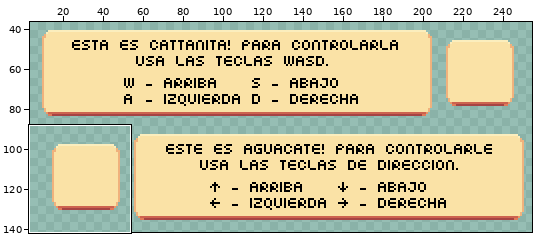
A pixel-art file gets an edit: AsepriteFiles/UI/Panel_Tutorial.aseprite. The first picture is a wide view before the edit; the outline marks the close-up.
Close-up. Earlier state:
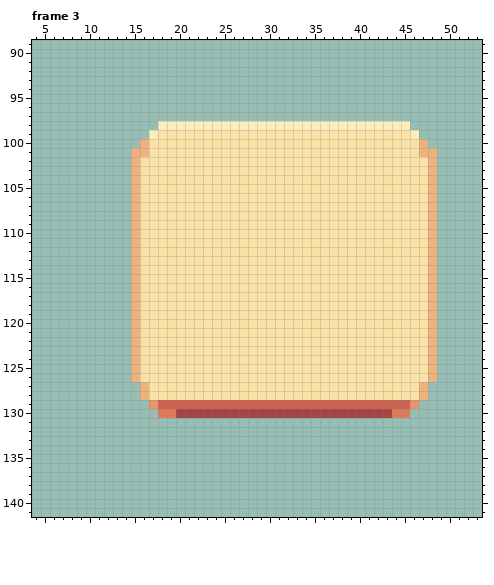
261x177 pixels, 3 frames. Shown: frame 3: x 4..53, y 89..141. The wide view leaves out empty margins. The commit also changed other frames or places, which this record leaves out.
And afterwards:
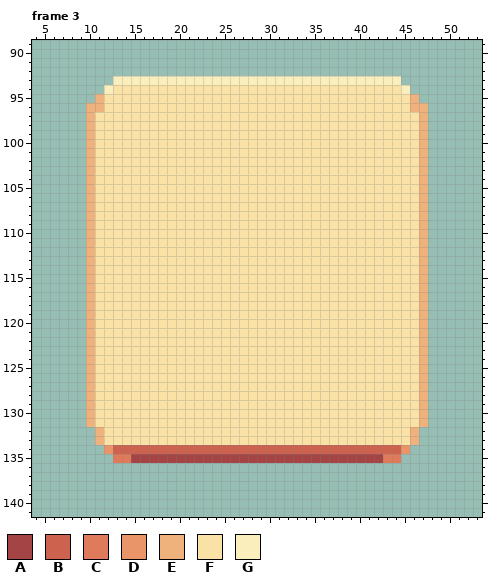
Palette (. is transparent): A #a54444  B #cd634f  C #df7b5a  D #ea9569  E #f0b27d  F #fae2a6  G #fbeebd
Changes in this commit:
Frame 3:
The author put colour A in row 135 at x 15 to 42.
The author put colour B in row 134 at x 13 to 44.
The author put colour C in row 135 at x 13 to 14 and 43 to 44.
The author put colour D in row 134 at x 12 and 45.
The author put colour E in row 95 at x 11 and 46; in row 96 at x 10 to 11 and 46 to 47; in rows 97 to 99 at x 10 and 47; in rows 100 to 128 at x 10; in rows 129 to 131 at x 10 and 47; in rows 132 to 133 at x 11 and 46.
Colour F becomes colour E in rows 102 to 126 at x 47.
The author put colour F in row 94 at x 13 to 44; in rows 95 to 96 at x 12 to 45; in row 97 at x 11 to 46; in row 98 at x 11 to 17 and 46; in row 99 at x 11 to 16; in row 100 at x 11 to 15.
The author put colour F in rows 101 to 126 at x 11 to 14; in rows 127 to 128 at x 11 to 15; in row 129 at x 11 to 16; in row 130 at x 11 to 17 and 46; in row 131 at x 11 to 46; in rows 132 to 133 at x 12 to 45.
Colour A becomes colour F in row 130 at x 20 to 43.
Colour B becomes colour F in row 129 at x 18 to 45.
Colour C becomes colour F in row 130 at x 18 to 19 and 44 to 45.
Colour D becomes colour F in row 129 at x 17 and 46.
Colour E becomes colour F in row 100 at x 16; in row 101 at x 15 to 16; in rows 102 to 126 at x 15; in rows 127 to 128 at x 16.
Colour G becomes colour F in row 98 at x 18 to 45; in row 99 at x 17 and 46.
The author put colour G in row 93 at x 13 to 44; in row 94 at x 12 and 45.
Colour E is removed in rows 101 to 126 at x 48.
Where, in picture pixels (left, top, right, bottom), the same in both close-ups:
changed: (86, 76, 437, 463)
